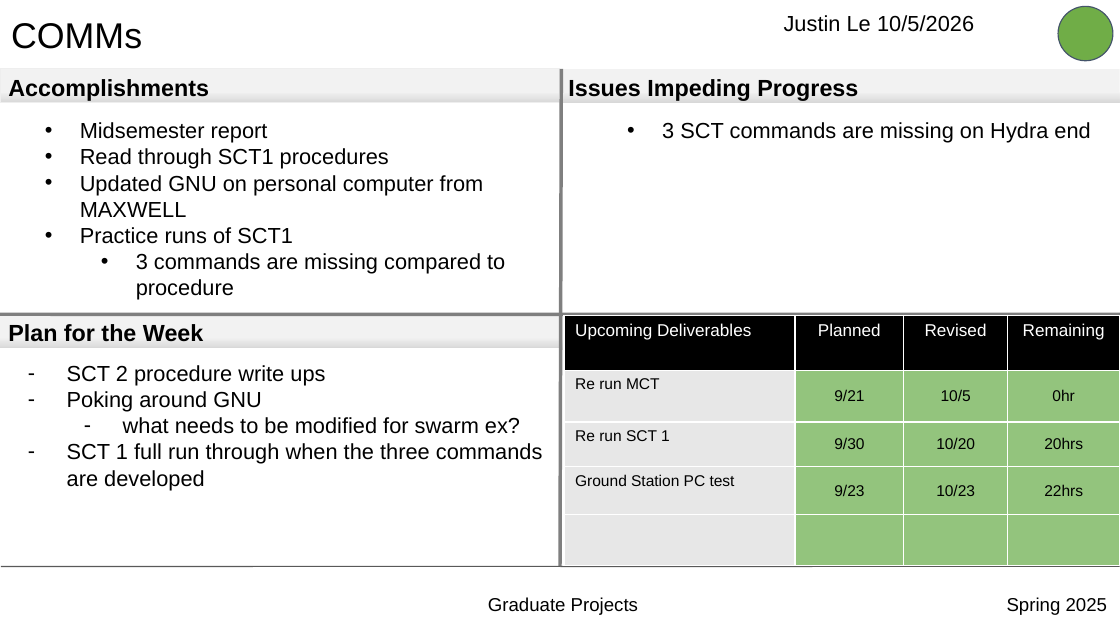
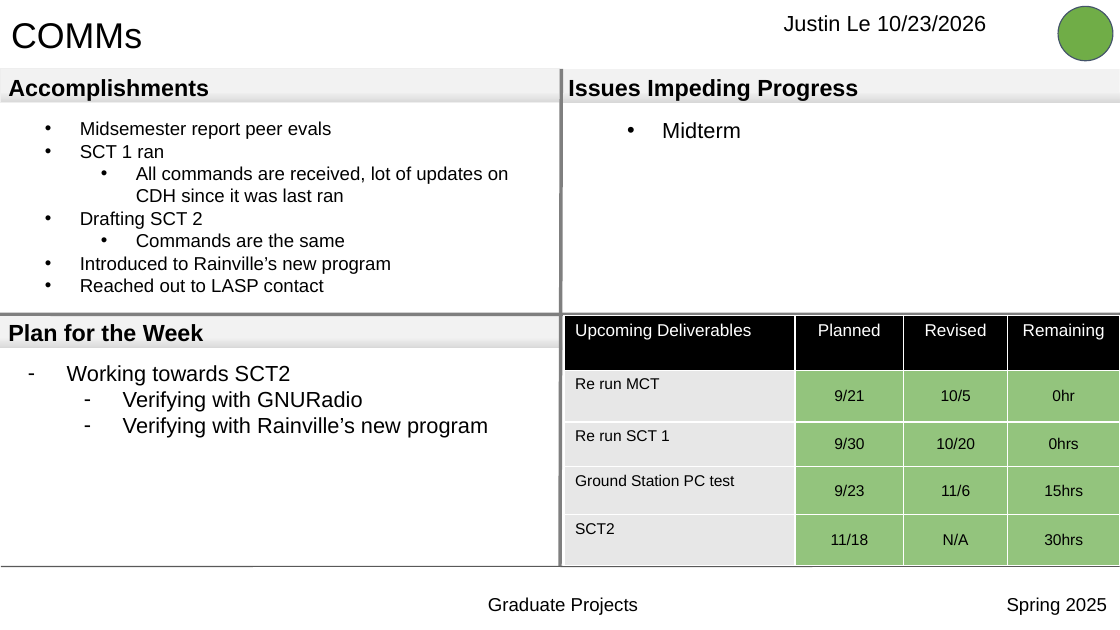
Before and after one commit to jle9090/Grad1Notes, a slide deck: slide 1 of SWARM-EX/Planning/COMMS-Quad_Chart_JustinLe S25.pptx. Drawn at 1120x630 pixels with LibreOffice and Linux fonts; fonts in the diff are those of the drawing; background and template pictures are left out. Boxes give left, top, right and bottom in pixels: in the first picture for what was removed or moved away, otherwise in the second. Text is boxed around its words. In the diff, an @@ line names an element or a change of style, - is before the commit and + after.

Commit message:
swarm ex bookeeping

```diff
--- a/SWARM-EX/Planning/COMMS-Quad_Chart_JustinLe S25.pptx
+++ b/SWARM-EX/Planning/COMMS-Quad_Chart_JustinLe S25.pptx
@@ title at (784,15,986,32): text changed @@
-Justin Le 10/5/2026
+Justin Le 10/23/2026
@@ text at (80,121,509,293): text changed; size 14 to 12 pt @@
-• Midsemester report
-• Read through SCT1 procedures
-• Updated GNU on personal computer from MAXWELL
-• Practice runs of SCT1
-  • 3 commands are missing compared to procedure
+• Midsemester report peer evals
+• SCT 1 ran
+  • All commands are received, lot of updates on CDH since it was last ran
+• Drafting SCT 2
+  • Commands are the same
+• Introduced to Rainville’s new program
+• Reached out to LASP contact
@@ text at (662,122,741,139): text changed @@
-• 3 SCT commands are missing on Hydra end
+• Midterm
@@ table at (564,316,1120,566) @@
-row 3, column 4: 20hrs
+row 3, column 4: 0hrs
-row 4, column 3: 10/23
+row 4, column 3: 11/6
-row 4, column 4: 22hrs
+row 4, column 4: 15hrs
-row 5:  |  |  | 
+row 5: SCT2 | 11/18 | N/A | 30hrs
@@ text at (67,365,488,438): text changed @@
-– SCT 2 procedure write ups
-– Poking around GNU
-  – what needs to be modified for swarm ex?
-– SCT 1 full run through when the three commands are developed
+– Working towards SCT2
+  – Verifying with GNURadio
+  – Verifying with Rainville’s new program
```
Also in this commit, not shown: 4 other files.
